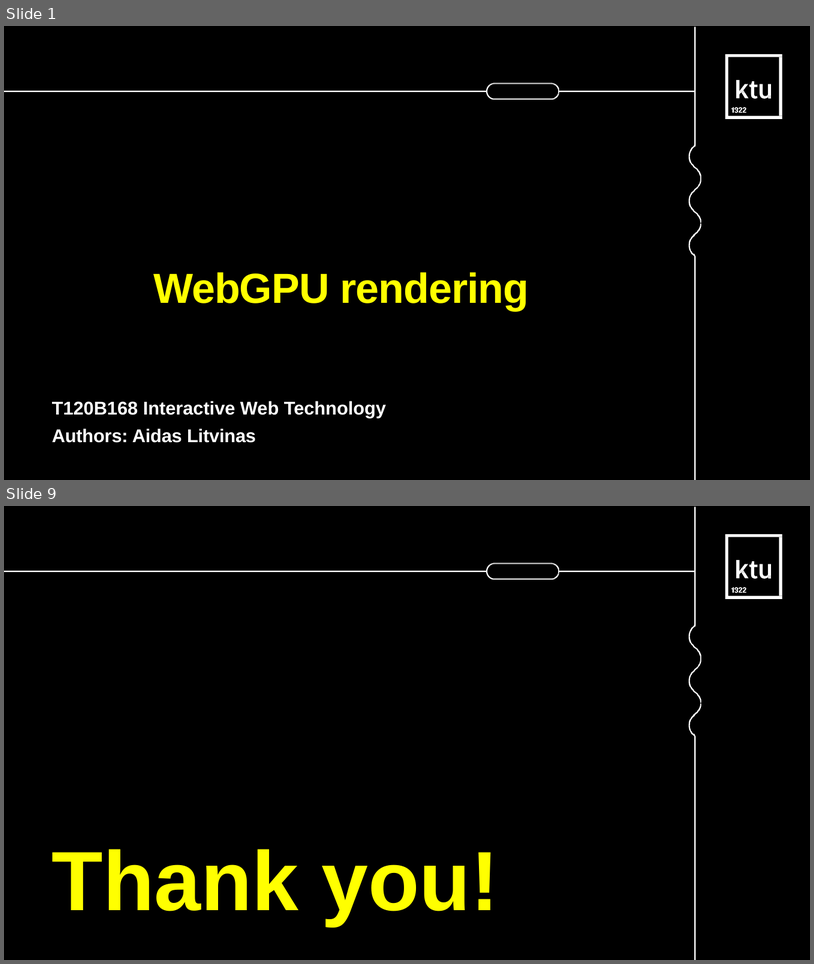
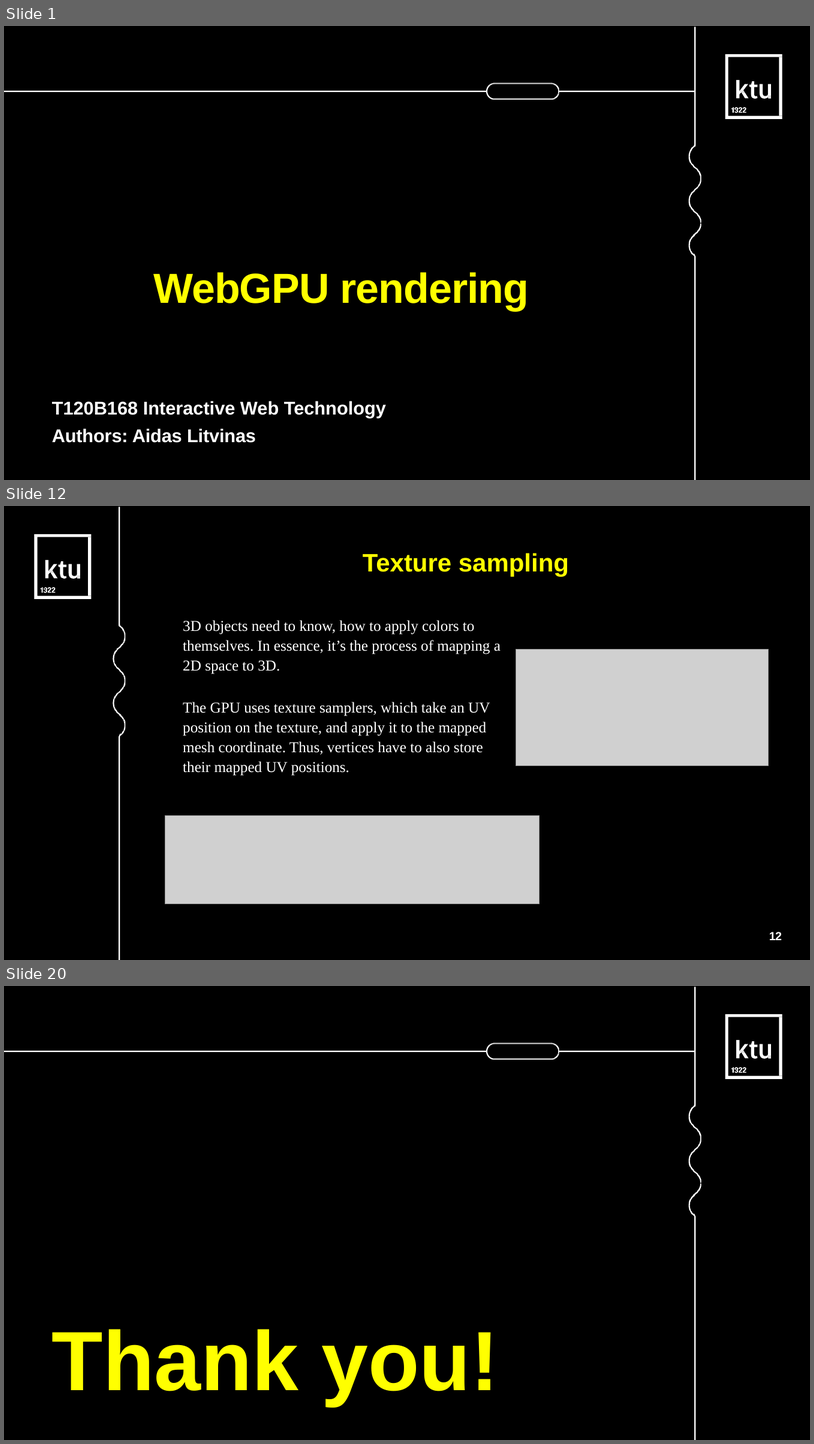
Before and after one commit to AidasLit/web_gpu, a slide deck: litvinas-aidas.odp. Shown one above the other, each under a label of ours: slides 1 and 9 before the commit, slides 1, 12 and 20 after it; the slides between them are not shown. The pictures are 814x964 and 814x1444 pixels, drawn with LibreOffice and Linux fonts; fonts in the diff are those of the drawing; grey boxes stand for pictures. Boxes give left, top, right and bottom in pixels: in the first picture for what was removed or moved away, otherwise in the second. Text is boxed around its words. In the diff, an @@ line names an element or a change of style, - is before the commit and + after.

```diff
--- a/litvinas-aidas.odp
+++ b/litvinas-aidas.odp
@@ slide 12 added at (x1=4, y1=506, x2=810, y2=960), background #FFFFFF; not listed: 1 template element that a slide beside it also shows @@
@@ freeform shape added at (x1=113, y1=507, x2=126, y2=960), fill #FFFFFF @@
@@ freeform shape added at (x1=34, y1=534, x2=91, y2=598), fill #FFFFFF @@
@@ text added at (x1=363, y1=553, x2=569, y2=576), 30 pt, text #FFFF00, bold @@
+Texture sampling
@@ text added at (x1=183, y1=620, x2=501, y2=775), 18 pt, text #FFFFFF @@
+3D objects need to know, how to apply colors to themselves. In essence, it’s the process of mapping a 2D space to 3D.
+The GPU uses texture samplers, which take an UV position on the texture, and apply it to the mapped mesh coordinate. Thus, vertices have to also store their mapped UV positions.
@@ picture added at (x1=516, y1=649, x2=768, y2=766) @@
@@ picture added at (x1=165, y1=816, x2=540, y2=904) @@
@@ page number added at (x1=770, y1=931, x2=782, y2=940), 14 pt, text #FFFFFF, bold @@
+12
@@ what was slide 9 is now slide 20 @@
```
Also in this commit, not shown: 6 slides changed, 11 other slides added, 1 slide removed, 7 other files.
